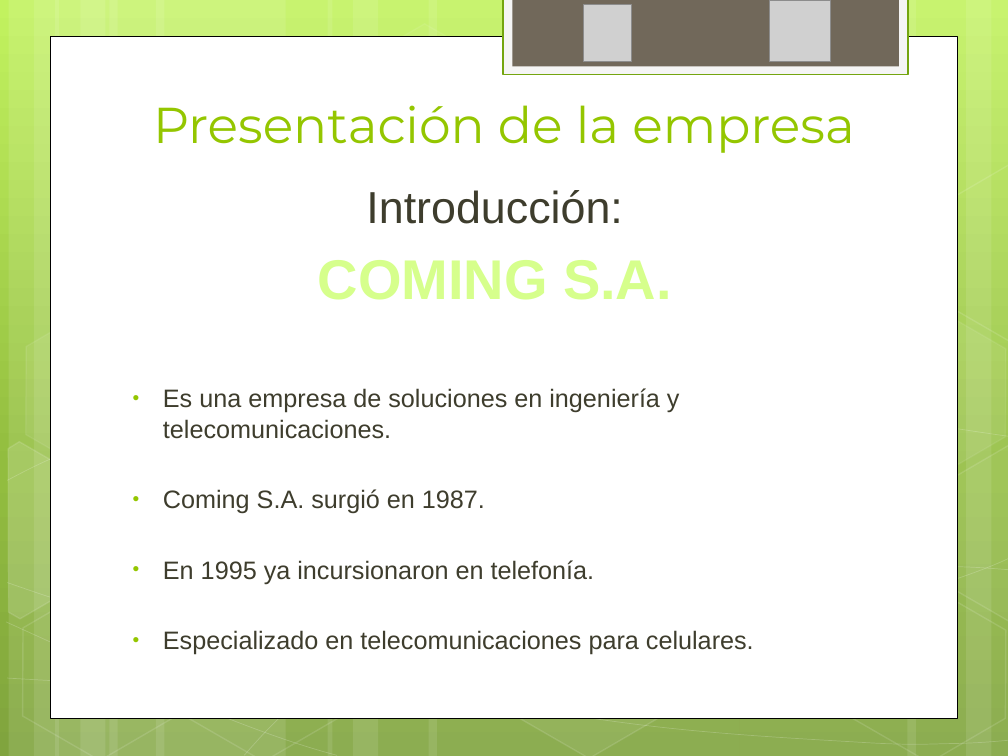
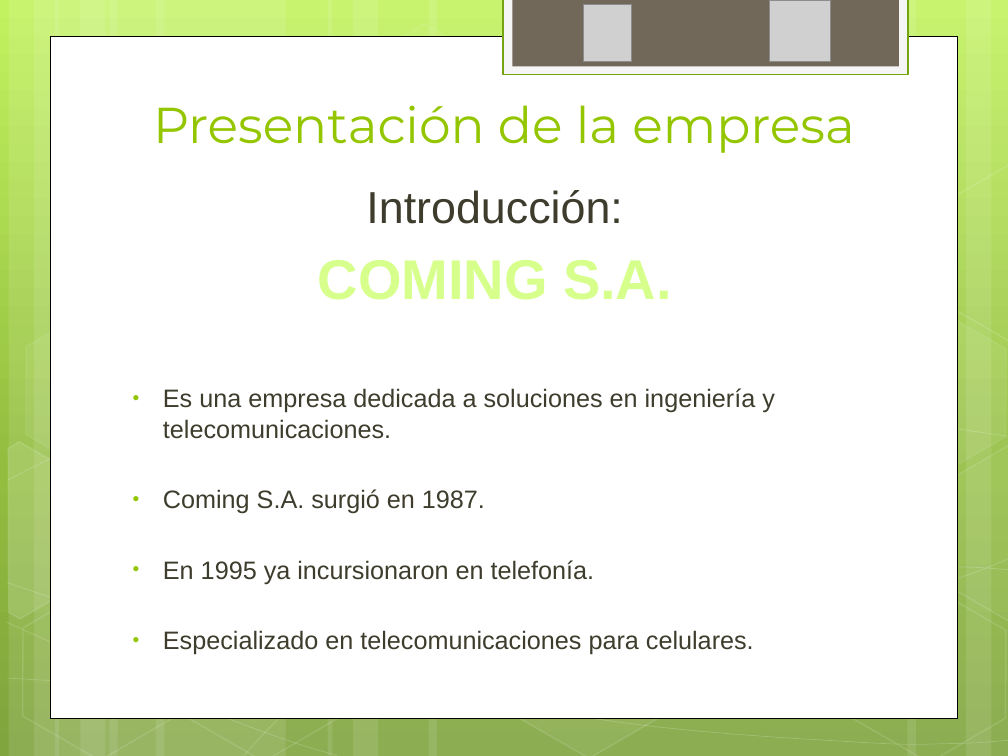
Before and after one commit to ptissera/habilitacion-profesional-2012-4k4, a slide deck: slide 4 of Documentacion/Proyecto/Presentacion Final/Exposicion Final.pptx. Drawn at 1008x756 pixels with LibreOffice and Linux fonts; fonts in the diff are those of the drawing; grey boxes stand for pictures. Boxes give left, top, right and bottom in pixels: in the first picture for what was removed or moved away, otherwise in the second. Text is boxed around its words. In the diff, an @@ line names an element or a change of style, - is before the commit and + after.

```diff
--- a/Documentacion/Proyecto/Presentacion Final/Exposicion Final.pptx
+++ b/Documentacion/Proyecto/Presentacion Final/Exposicion Final.pptx
@@ text at (163, 388, 775, 439): text changed @@
-• Es una empresa de soluciones en ingeniería y telecomunicaciones.
+• Es una empresa dedicada a soluciones en ingeniería y telecomunicaciones.
```
Also in this commit, not shown: 13 other slides changed, 3 slides added, 11 slides removed.
